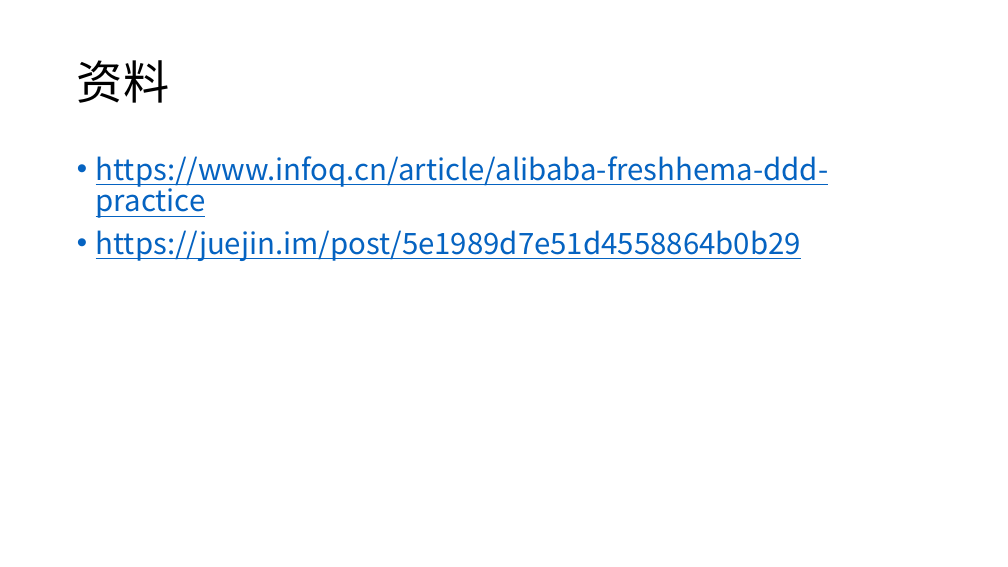
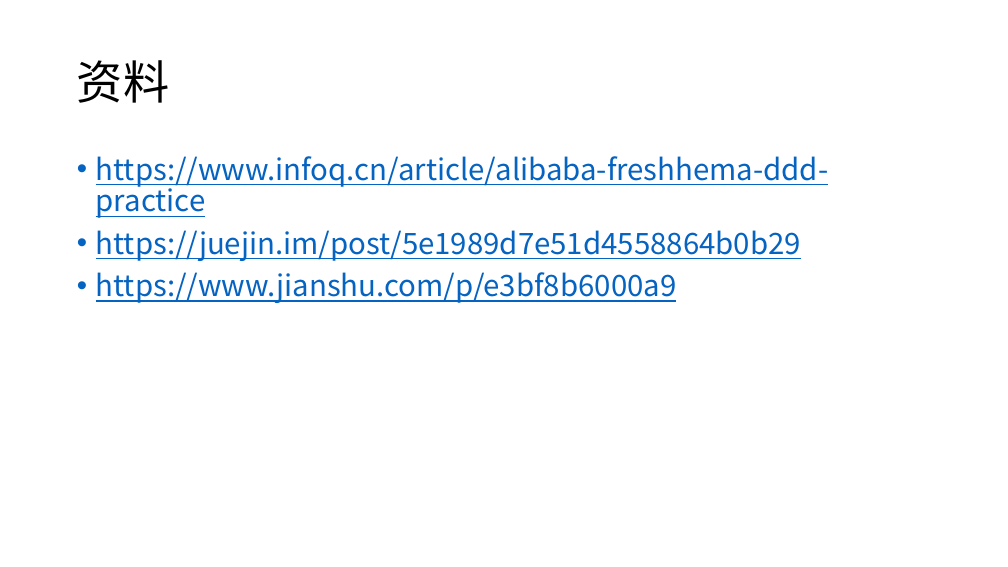
Before and after one commit to axzxs2001/DDD_Sample, a slide deck: slide 2 of DDD_Sample/Docs/DDD.pptx. Drawn at 1008x567 pixels with LibreOffice and Linux fonts; fonts in the diff are those of the drawing. Boxes give left, top, right and bottom in pixels: in the first picture for what was removed or moved away, otherwise in the second. Text is boxed around its words. In the diff, an @@ line names an element or a change of style, - is before the commit and + after.

Commit message:
增加PPT资料

```diff
--- a/DDD_Sample/Docs/DDD.pptx
+++ b/DDD_Sample/Docs/DDD.pptx
@@ text at box(96, 272, 677, 303): paragraph added @@
+• https://www.jianshu.com/p/e3bf8b6000a9
```
